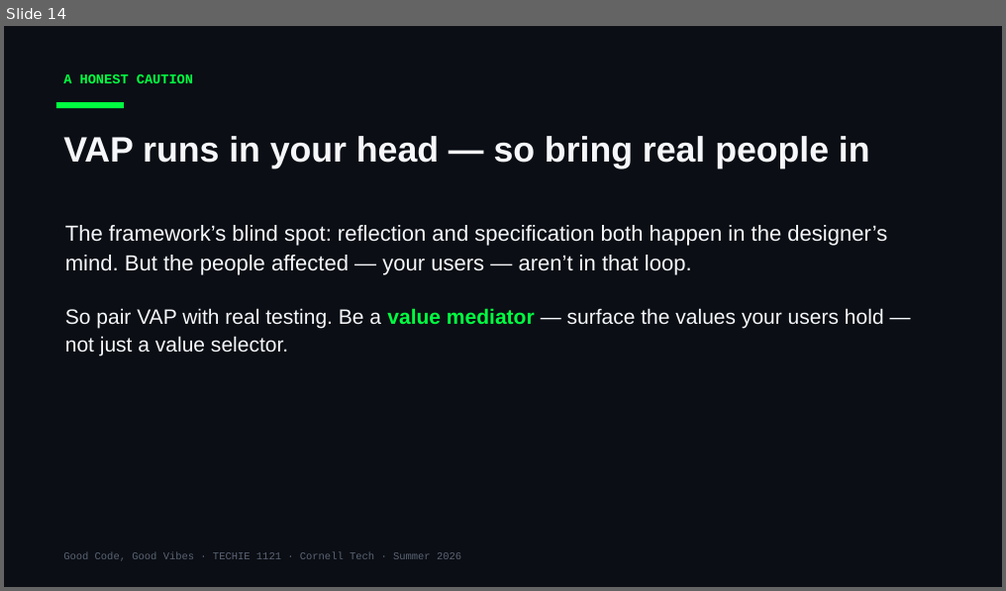
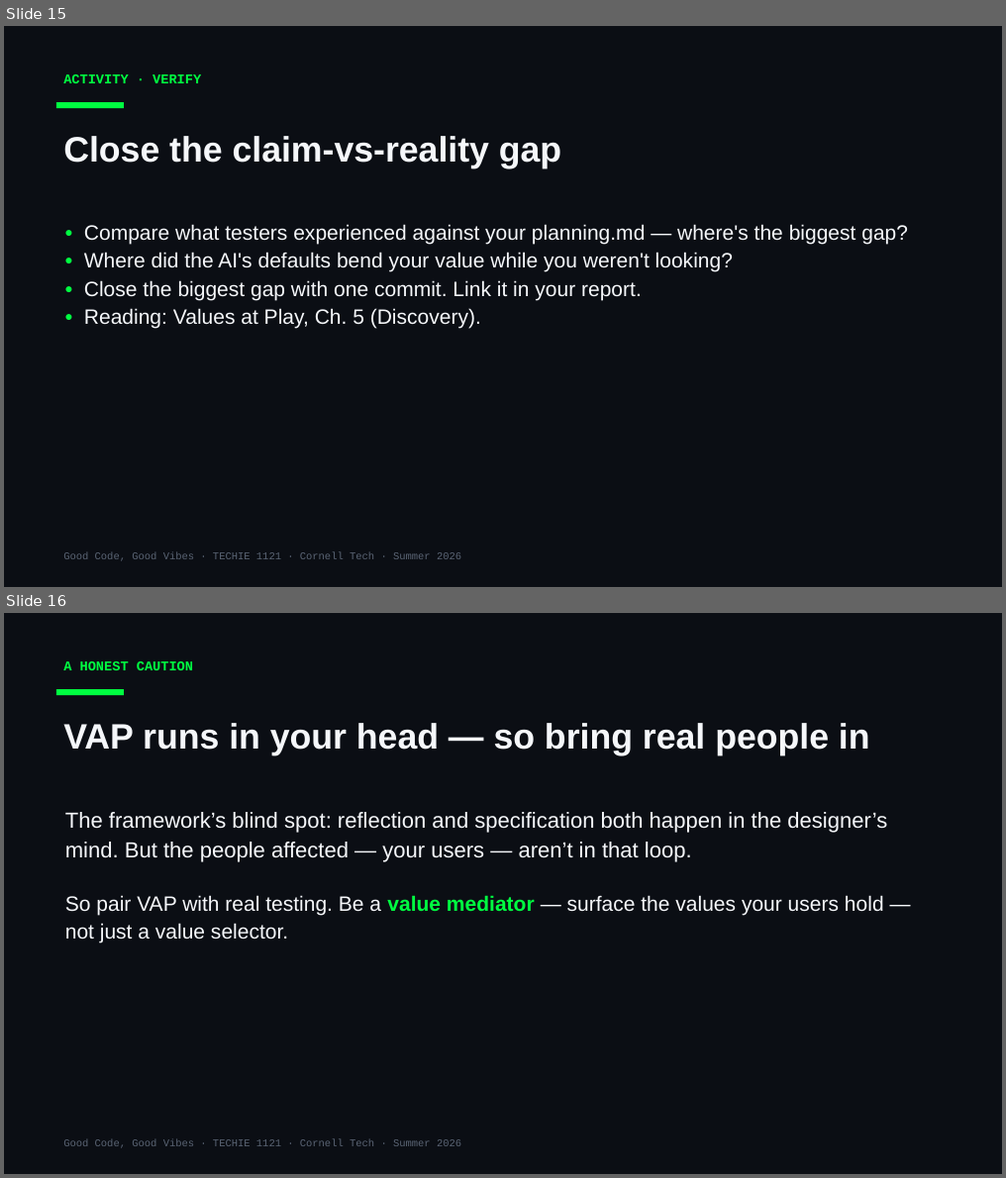
Before and after one commit to Cornell-Tech-Vibe-Coding-Summer-2026/website, a slide deck: slides/Week3-Tue-User-Testing-II.pptx. Shown one above the other, each under a label of ours: slide 14 before the commit, slides 15 and 16 after it. The pictures are 1006x591 and 1006x1178 pixels, drawn with LibreOffice and Linux fonts; fonts in the diff are those of the drawing. Boxes give left, top, right and bottom in pixels: in the first picture for what was removed or moved away, otherwise in the second. Text is boxed around its words. In the diff, an @@ line names an element or a change of style, - is before the commit and + after.

```diff
--- a/slides/Week3-Tue-User-Testing-II.pptx
+++ b/slides/Week3-Tue-User-Testing-II.pptx
@@ slide 15 added at (4, 26, 1002, 587), background #0B0E14 @@
@@ text added at (63, 75, 201, 83), 13 pt, text #00FF41, bold @@
+ACTIVITY · VERIFY
@@ rectangle added at (56, 102, 124, 108), fill #00FF41 @@
@@ text added at (63, 136, 561, 169), 34 pt, text #F5F7FA, bold @@
+Close the claim-vs-reality gap
@@ text added at (84, 224, 908, 328), 20 pt, text #F5F7FA @@
+• Compare what testers experienced against your planning.md — where's the biggest gap?
+• Where did the AI's defaults bend your value while you weren't looking?
+• Close the biggest gap with one commit. Link it in your report.
+• Reading: Values at Play, Ch. 5 (Discovery).
@@ text added at (63, 553, 461, 562), 10 pt, text #5A6474 @@
+Good Code, Good Vibes · TECHIE 1121 · Cornell Tech · Summer 2026
@@ what was slide 14 is now slide 16 @@
```
Also in this commit, not shown: 2 slides changed, 1 other slide added, 3 other files.
